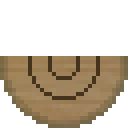
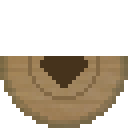
The second (128, 128) image is a revision of the first. Changes to its layers:
added layer "Layer 3" above "Layer 2" over bbox(40, 56, 88, 88)
painted on "Layer 2" over bbox(28, 56, 100, 100)
